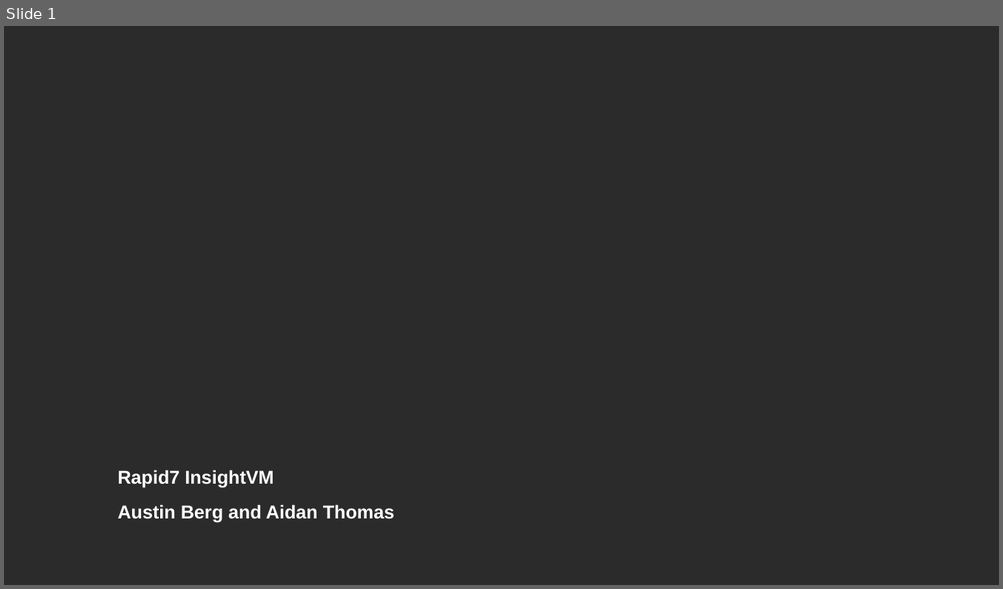
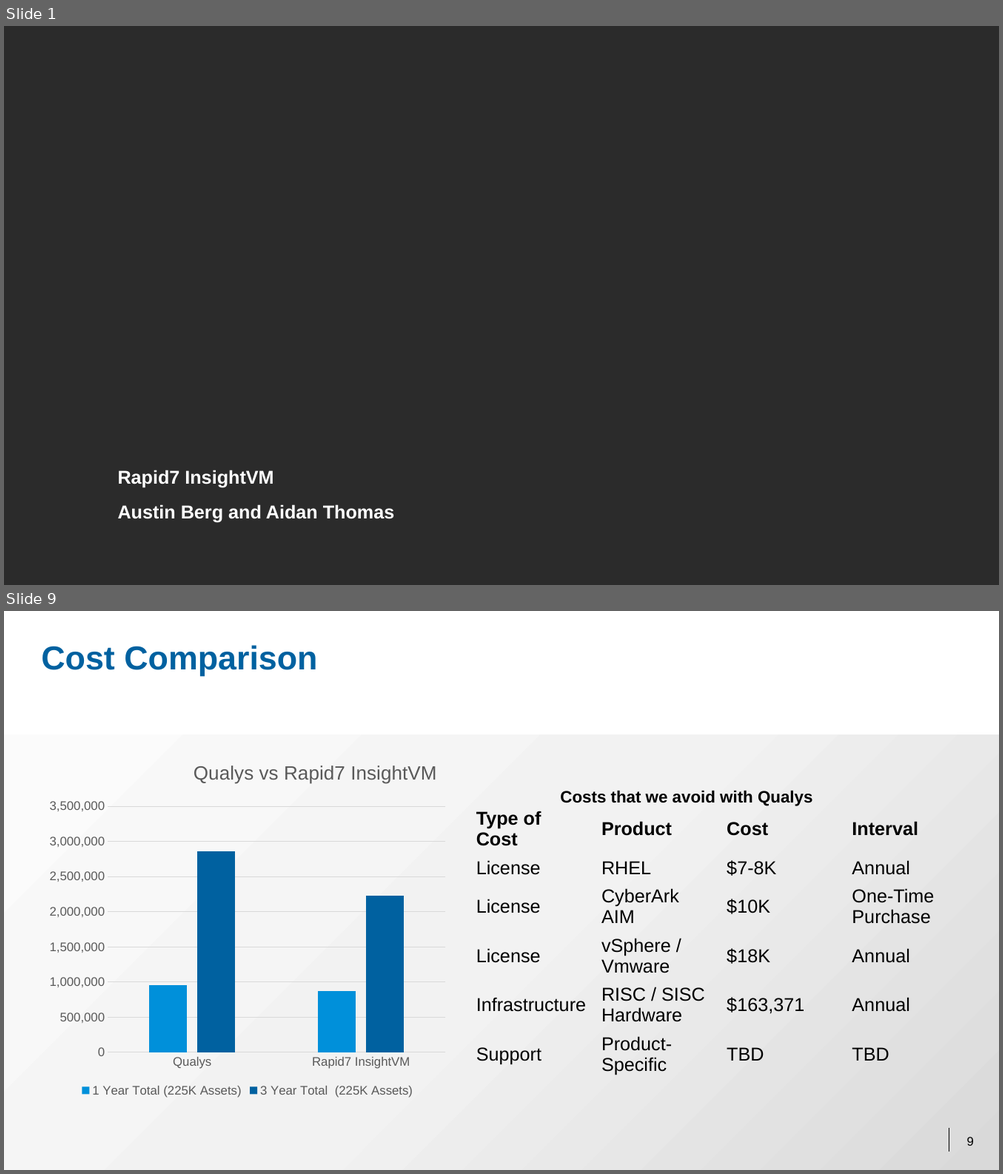
Before and after one commit to AidanMetLife25/Presentation, a slide deck: Rapid7ExecutivePresentation.pptx. Shown one above the other, each under a label of ours: slide 1 before the commit, slides 1 and 9 after it; the slides between them are not shown. The pictures are 1003x589 and 1003x1174 pixels, drawn with LibreOffice and Linux fonts; fonts in the diff are those of the drawing; background and template pictures are left out; a plain dark background stands for a picture behind light text. Boxes give left, top, right and bottom in pixels: in the first picture for what was removed or moved away, otherwise in the second. Text is boxed around its words. In the diff, an @@ line names an element or a change of style, - is before the commit and + after.

```diff
--- a/Rapid7ExecutivePresentation.pptx
+++ b/Rapid7ExecutivePresentation.pptx
@@ slide 9 added at [4,611,999,1170], background #FFFFFF @@
@@ title added at [41,645,317,676], 32 pt, text #0061A0, bold @@
+Cost Comparison
@@ rectangle added at [4,735,999,1170], fill gradient #D9D9D9 to #F2F2F2 to #FBFBFB @@
@@ column chart added at [41,753,454,1100] @@
+title "Qualys vs Rapid7 InsightVM  "
+categories: Qualys, Rapid7 InsightVM
+1 Year Total (225K Assets): 950000, 870000
+3 Year Total  (225K Assets): 2860000, 2220000
@@ table added at [469,805,970,1079], 6 rows, 4 columns @@
+Type of Cost | Product | Cost | Interval
+License | RHEL | $7-8K | Annual
+License | CyberArk AIM | $10K | One-Time Purchase
+License | vSphere / Vmware | $18K | Annual
+Infrastructure | RISC / SISC Hardware | $163,371 | Annual
+Support | Product-Specific | TBD | TBD
@@ text added at [560,790,812,806], 16 pt, text #000000, bold @@
+Costs that we avoid with Qualys
@@ line added from (949, 1129) to (949, 1152), #000000 1 pt @@
@@ page number added at [967,1137,973,1146], 12 pt, text #000000 @@
+9
```
Also in this commit, not shown: 5 slides changed, 3 other slides added, 1 slide removed.
